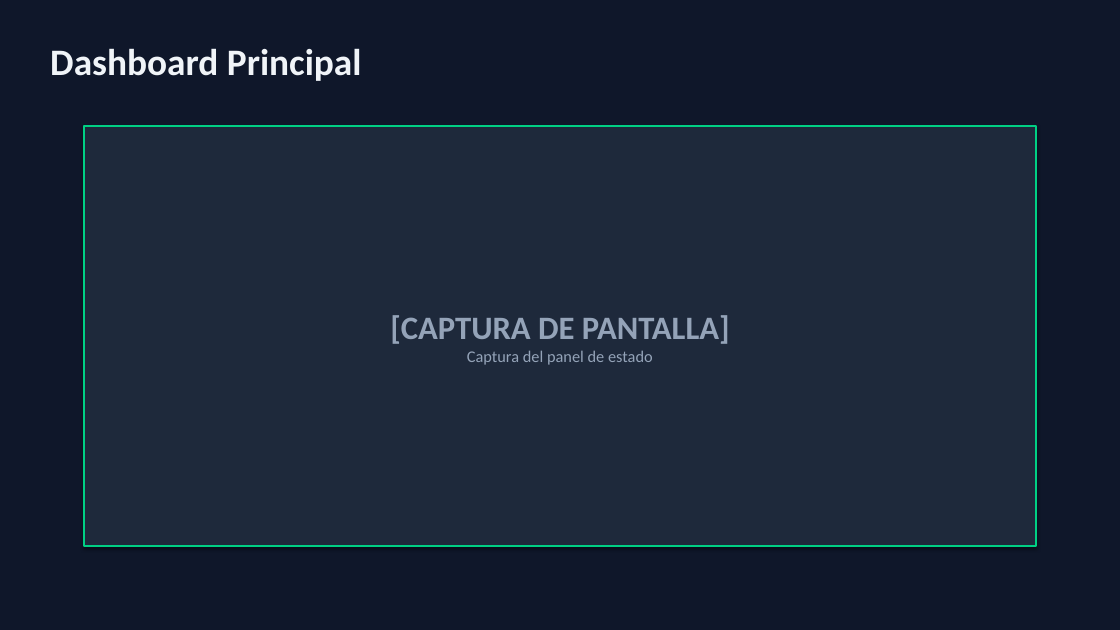
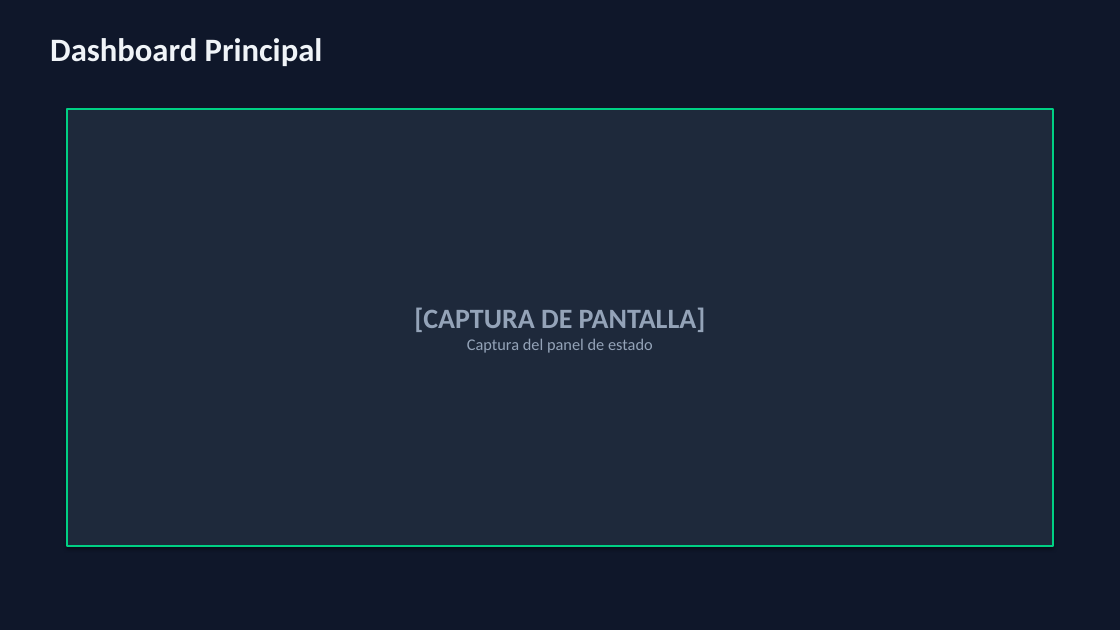
Before and after one commit to carloscus/g360-stock-reporter, a slide deck: slide 11 of StockPulse_Manual_Tecnico.pptx. Drawn at 1120x630 pixels with LibreOffice and Linux fonts; fonts in the diff are those of the drawing. Boxes give left, top, right and bottom in pixels: in the first picture for what was removed or moved away, otherwise in the second. Text is boxed around its words. In the diff, an @@ line names an element or a change of style, - is before the commit and + after.

```diff
--- a/StockPulse_Manual_Tecnico.pptx
+++ b/StockPulse_Manual_Tecnico.pptx
@@ text "Dashboard Principal": place and size @@
-text "Dashboard Principal" at <box>50,48,362,81</box>
+text "Dashboard Principal" at <box>50,38,323,66</box>
@@ text "Dashboard Principal" at <box>50,38,323,66</box>: size 32 to 28 pt @@
@@ rectangle "[CAPTURA DE PANTALLA]": place and size @@
-rectangle "[CAPTURA DE PANTALLA]" at <box>84,126,1036,546</box>
+rectangle "[CAPTURA DE PANTALLA]" at <box>67,109,1053,546</box>
@@ text in rectangle at <box>414,307,706,332</box>: size 28 to 24 pt in "[CAPTURA DE PANTALLA]" @@
```
Also in this commit, not shown: 25 other slides changed.
